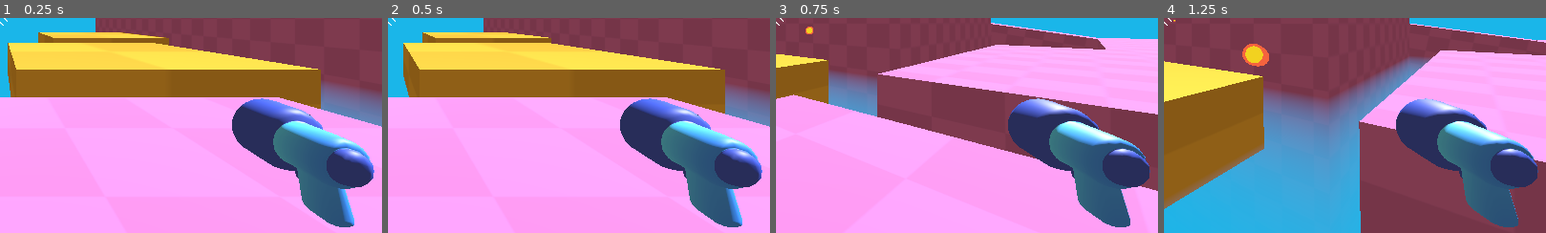
Above: before the commit, frames 1-4 (left to right).
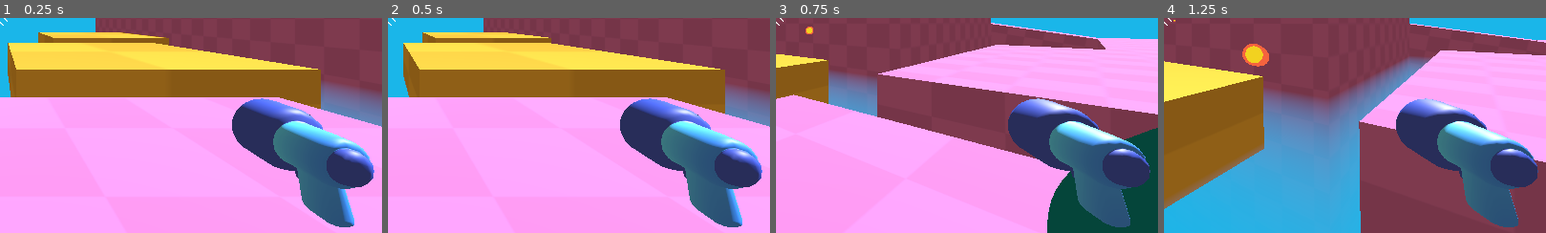
Above: after the commit, the same moments.

Repository: YvanDesPatates/Jelly_Belly_3D
Game: Godot game, scene res://level/game.tscn
Two runs of this game, one before a commit and one after it. Both use one fixed random seed, a clock stepped at 60 frames per second and the inputs below.
Inputs (mouse positions are % of the whole screen's width and height, from its top left):
- Up to frame 1 (0.25 s): no input
- Up to frame 2 (0.5 s): no input
- Up to frame 3 (0.75 s): move the mouse to (55, 50) at 0.52 s; press the mouse at (55, 50) at 0.53 s; hold W (move_forward) from 0.53 s (still down)
- Up to frame 4 (1.25 s): keep holding W (move_forward); tap Space (jump) at 0.77 s
The pictures show only the part of the screen within x 50-100%, y 50-100%; the shares and areas given below are measured in that part.

Frames 1-2 are identical in both runs. In frame 3, 5.4% of the frame differs, in the area x 71-100%, y 51-100%; in frame 4, nothing differs.

Commit message:
jelly ennemies

Diff:
--- a/level/game.tscn
+++ b/level/game.tscn
@@ -1,10 +1,19 @@
 [gd_scene format=3 uid="uid://cchrdtla3353l"]
 
-[ext_resource type="Script" uid="uid://jpmqhrjslmcy" path="res://mob/bat.gd" id="1_8jqrf"]
 [ext_resource type="PackedScene" uid="uid://cxbbeq53tifsu" path="res://player/player.tscn" id="1_bk1rt"]
 [ext_resource type="Material" uid="uid://dfvkl4a7xs4y" path="res://level/purple_ground.tres" id="2_hjeur"]
 [ext_resource type="Material" uid="uid://bxdrynee85yt1" path="res://level/yellow_platform.tres" id="3_l5ub2"]
 [ext_resource type="Script" uid="uid://vqfuouvfka5p" path="res://level/MoovingPlateform.gd" id="4_l5ub2"]
+[ext_resource type="PackedScene" uid="uid://cy48d7vcv2jyb" path="res://mob/ennemy.tscn" id="5_l5ub2"]
+
+[sub_resource type="GDScript" id="GDScript_to0a4"]
+script/source = "extends Node3D
+
+@onready var bat_model: Node3D = %bat_model
+
+func take_damage():
+	bat_model.hurt()
+"
 
 [sub_resource type="Environment" id="Environment_ijeiy"]
 background_mode = 1
@@ -72,7 +81,7 @@
 }
 
 [node name="Game" type="Node3D" unique_id=736855]
-script = ExtResource("1_8jqrf")
+script = SubResource("GDScript_to0a4")
 
 [node name="Player" parent="." unique_id=1218226840 instance=ExtResource("1_bk1rt")]
 transform = Transform3D(-4.371139e-08, 0, -1, 0, 1, 0, 1, 0, -4.371139e-08, -1, 0, -1)
@@ -209,3 +218,6 @@
 use_collision = true
 size = Vector3(27, 22, 48)
 material = ExtResource("2_hjeur")
+
+[node name="Ennemy" parent="." unique_id=730489655 instance=ExtResource("5_l5ub2")]
+transform = Transform3D(1, 0, 0, 0, 1, 0, 0, 0, 1, -0.03584099, 0.5, 3.8958793)
--- a/mob/bat.gd
+++ /dev/null
@@ -1,6 +0,0 @@
-extends Node3D
-
-@onready var bat_model: Node3D = %bat_model
-
-func take_damage():
-	bat_model.hurt()
--- a/mob/bat.tscn
+++ /dev/null
@@ -1,28 +0,0 @@
-[gd_scene format=3 uid="uid://dt3mlaxjvqtti"]
-
-[ext_resource type="Script" uid="uid://jpmqhrjslmcy" path="res://mob/bat.gd" id="1_04oik"]
-[ext_resource type="PackedScene" uid="uid://cvhu3pf36eme3" path="res://mob/bat/bat_model.tscn" id="1_tg6dn"]
-
-[sub_resource type="BoxShape3D" id="BoxShape3D_04oik"]
-size = Vector3(0.40274048, 0.43629456, 0.5888672)
-
-[sub_resource type="SphereShape3D" id="SphereShape3D_8beqc"]
-radius = 0.31516606
-
-[node name="Bat" type="RigidBody3D" unique_id=1883107278]
-gravity_scale = 0.0
-script = ExtResource("1_04oik")
-
-[node name="bat_model" parent="." unique_id=2112324087 instance=ExtResource("1_tg6dn")]
-unique_name_in_owner = true
-
-[node name="WingsCollisionShape3D" type="CollisionShape3D" parent="." unique_id=1019767033]
-transform = Transform3D(1, 0, 0, 0, 1, 0, 0, 0, 1, 0.52201843, 0.19164276, 0)
-shape = SubResource("BoxShape3D_04oik")
-
-[node name="WingsCollisionShape3D2" type="CollisionShape3D" parent="." unique_id=1930266546]
-transform = Transform3D(1, 0, 0, 0, 1, 0, 0, 0, 1, -0.52848816, 0.19164276, 0)
-shape = SubResource("BoxShape3D_04oik")
-
-[node name="CollisionShape3D" type="CollisionShape3D" parent="." unique_id=1925891122]
-shape = SubResource("SphereShape3D_8beqc")
--- a/mob/bat/bat_material.tres
+++ /dev/null
@@ -1,10 +0,0 @@
-[gd_resource type="StandardMaterial3D" format=3 uid="uid://cu8okfo4m27bg"]
-
-[ext_resource type="Texture2D" uid="uid://c1ftf8bbxbjhf" path="res://mob/bat/bat_model_bat_palette.png" id="1_5napd"]
-
-[resource]
-resource_name = "bat_mat"
-cull_mode = 2
-albedo_color = Color(0, 0, 0, 1)
-albedo_texture = ExtResource("1_5napd")
-roughness = 0.42727274
--- a/mob/bat/bat_model.gd
+++ /dev/null
@@ -1,6 +0,0 @@
-extends Node3D
-
-@onready var animationTree:AnimationTree = %AnimationTree
-
-func hurt():
-	animationTree.set("parameters/TakeDammage/request", true)
--- a/mob/bat/bat_model.tscn
+++ /dev/null
@@ -1,57 +0,0 @@
-[gd_scene format=3 uid="uid://cvhu3pf36eme3"]
-
-[ext_resource type="PackedScene" uid="uid://bo3ngx25yktmj" path="res://mob/bat/bat_model.glb" id="1_1he7g"]
-[ext_resource type="Script" uid="uid://csl2vtf88m7i6" path="res://mob/bat/bat_model.gd" id="2_vgr6s"]
-
-[sub_resource type="AnimationNodeAnimation" id="AnimationNodeAnimation_shx3p"]
-animation = &"custom/hurt"
-
-[sub_resource type="AnimationNodeAnimation" id="AnimationNodeAnimation_scfiv"]
-animation = &"Idle"
-
-[sub_resource type="AnimationNodeOneShot" id="AnimationNodeOneShot_qf8hm"]
-mix_mode = 1
-
-[sub_resource type="AnimationNodeBlendTree" id="AnimationNodeBlendTree_gwaj3"]
-graph_offset = Vector2(-94.39061, -31.084461)
-nodes/output/position = Vector2(660, 80)
-nodes/Idle/node = SubResource("AnimationNodeAnimation_scfiv")
-nodes/Idle/position = Vector2(40, 40)
-nodes/Hurt/node = SubResource("AnimationNodeAnimation_shx3p")
-nodes/Hurt/position = Vector2(-120, 140)
-nodes/TakeDammage/node = SubResource("AnimationNodeOneShot_qf8hm")
-nodes/TakeDammage/position = Vector2(300, 40)
-node_connections = [&"output", 0, &"TakeDammage", &"TakeDammage", 0, &"Idle", &"TakeDammage", 1, &"Hurt"]
-
-[node name="bat_model" unique_id=282645550 instance=ExtResource("1_1he7g")]
-script = ExtResource("2_vgr6s")
-
-[node name="Skeleton3D" parent="Armature" parent_id_path=PackedInt32Array(2107826473) index="0" unique_id=63008593]
-bones/0/position = Vector3(0, 0.021126471, 0)
-bones/1/rotation = Quaternion(0.21907961, -0.026998065, -0.60789174, 0.76272064)
-bones/2/rotation = Quaternion(0.1503598, 0.06957525, 0.4143241, 0.8949228)
-bones/3/rotation = Quaternion(0.06119373, 0.07358791, 0.35753515, 0.9289827)
-bones/4/rotation = Quaternion(0.21907961, 0.026998065, 0.60789174, 0.76272064)
-bones/5/rotation = Quaternion(0.1503598, -0.06957525, -0.4143241, 0.8949228)
-bones/6/rotation = Quaternion(0.06119373, -0.07358791, -0.35753515, 0.9289827)
-bones/7/position = Vector3(0.1309921, -0.22739176, -0.087851465)
-bones/7/rotation = Quaternion(0.26196837, 0.08345512, 0.26575127, 0.9240044)
-bones/8/rotation = Quaternion(2.2369251e-08, 0.60939515, 0.79286677, 2.6162203e-08)
-bones/10/position = Vector3(-0.1309921, -0.22739176, -0.087851465)
-bones/10/rotation = Quaternion(0.26196837, -0.083455116, -0.26575127, 0.9240044)
-bones/11/rotation = Quaternion(3.0425515e-08, 0.60939515, 0.79286677, 3.1217883e-08)
-
-[node name="bat" parent="Armature/Skeleton3D" index="0" unique_id=1646333288]
-transform = Transform3D(0, 0, 0, 0, 0, 0, 0, 0, 0, 0, 0, 0)
-
-[node name="AnimationPlayer" parent="." index="1" unique_id=1429573564]
-autoplay = &"Idle"
-
-[node name="AnimationTree" type="AnimationTree" parent="." index="2" unique_id=560169018]
-unique_name_in_owner = true
-root_node = NodePath("%AnimationTree/..")
-tree_root = SubResource("AnimationNodeBlendTree_gwaj3")
-anim_player = NodePath("../AnimationPlayer")
-parameters/TakeDammage/active = false
-parameters/TakeDammage/internal_active = false
-parameters/TakeDammage/request = 0
--- /dev/null
+++ b/mob/blob_ennemy.gdshader
@@ -0,0 +1,17 @@
+shader_type spatial;
+render_mode ambient_light_disabled, shadows_disabled, unshaded;
+
+uniform vec3 body_color : source_color;
+uniform float acceleration = 20;
+
+
+void vertex() {
+	float defy = sin(UV.y * 10.0 * PI - TIME * acceleration) + 1.0 / 2.0;
+	float defx = sin(UV.x * 10.0 * PI - TIME * acceleration) + 1.0 / 2.0;
+	VERTEX.xz += NORMAL.xz * defy * 0.1 * UV.y * COLOR.x;
+	VERTEX.zy += NORMAL.zy * defx * 0.05 * UV.y * COLOR.x;
+}
+
+void fragment() {
+	ALBEDO = body_color;
+}
--- /dev/null
+++ b/mob/ennemy.gd
@@ -0,0 +1,14 @@
+extends RigidBody3D
+
+@onready var animation_player: AnimationPlayer = %AnimationPlayer
+@onready var player: Node3D = get_node("/root/Game/Player")
+
+const SPEED = 3
+
+func _physics_process(delta: float) -> void:
+	look_at(player.global_position)
+	linear_velocity = global_transform.basis * Vector3(0,0,-SPEED)
+
+func take_damage():
+	print_debug("touch")
+	animation_player.play("hurt")
--- /dev/null
+++ b/mob/ennemy.tscn
@@ -0,0 +1,116 @@
+[gd_scene format=3 uid="uid://cy48d7vcv2jyb"]
+
+[ext_resource type="Script" uid="uid://d15yc50cliri6" path="res://mob/ennemy.gd" id="1_12j10"]
+[ext_resource type="Shader" uid="uid://ywb87obdqpmd" path="res://mob/blob_ennemy.gdshader" id="2_e16ey"]
+
+[sub_resource type="SphereShape3D" id="SphereShape3D_8dqw5"]
+
+[sub_resource type="SphereMesh" id="SphereMesh_f3frg"]
+
+[sub_resource type="ShaderMaterial" id="ShaderMaterial_30vkk"]
+render_priority = 0
+shader = ExtResource("2_e16ey")
+shader_parameter/body_color = Color(0.039304763, 0.22148341, 0.19185108, 1)
+shader_parameter/acceleration = 20.0
+
+[sub_resource type="Animation" id="Animation_e16ey"]
+length = 0.001
+tracks/0/type = "value"
+tracks/0/imported = false
+tracks/0/enabled = true
+tracks/0/path = NodePath("MeshInstance3D:surface_material_override/0:shader_parameter/body_color")
+tracks/0/interp = 1
+tracks/0/loop_wrap = true
+tracks/0/keys = {
+"times": PackedFloat32Array(0),
+"transitions": PackedFloat32Array(1),
+"update": 0,
+"values": [Color(0.039304763, 0.22148341, 0.19185108, 1)]
+}
+tracks/1/type = "value"
+tracks/1/imported = false
+tracks/1/enabled = true
+tracks/1/path = NodePath("MeshInstance3D:surface_material_override/0:shader_parameter/acceleration")
+tracks/1/interp = 1
+tracks/1/loop_wrap = true
+tracks/1/keys = {
+"times": PackedFloat32Array(0),
+"transitions": PackedFloat32Array(1),
+"update": 0,
+"values": [20.0]
+}
+tracks/2/type = "value"
+tracks/2/imported = false
+tracks/2/enabled = true
+tracks/2/path = NodePath("MeshInstance3D:scale")
+tracks/2/interp = 1
+tracks/2/loop_wrap = true
+tracks/2/keys = {
+"times": PackedFloat32Array(0),
+"transitions": PackedFloat32Array(1),
+"update": 0,
+"values": [Vector3(1.5, 1.5, 1.5)]
+}
+
+[sub_resource type="Animation" id="Animation_ymogv"]
+resource_name = "hurt"
+length = 0.5
+tracks/0/type = "value"
+tracks/0/imported = false
+tracks/0/enabled = true
+tracks/0/path = NodePath("MeshInstance3D:surface_material_override/0:shader_parameter/body_color")
+tracks/0/interp = 1
+tracks/0/loop_wrap = true
+tracks/0/keys = {
+"times": PackedFloat32Array(0, 0.25189725, 0.5),
+"transitions": PackedFloat32Array(1, 1, 1),
+"update": 0,
+"values": [Color(0.039304763, 0.22148341, 0.19185108, 1), Color(0.3510389, 0.06563955, 0.071197756, 1), Color(0.039304763, 0.22148341, 0.19185108, 1)]
+}
+tracks/1/type = "value"
+tracks/1/imported = false
+tracks/1/enabled = true
+tracks/1/path = NodePath("MeshInstance3D:surface_material_override/0:shader_parameter/acceleration")
+tracks/1/interp = 1
+tracks/1/loop_wrap = true
+tracks/1/keys = {
+"times": PackedFloat32Array(0, 0.25189725, 0.5),
+"transitions": PackedFloat32Array(1, 1, 1),
+"update": 0,
+"values": [20.0, 20.05, 20.0]
+}
+tracks/2/type = "value"
+tracks/2/imported = false
+tracks/2/enabled = true
+tracks/2/path = NodePath("MeshInstance3D:scale")
+tracks/2/interp = 1
+tracks/2/loop_wrap = true
+tracks/2/keys = {
+"times": PackedFloat32Array(0, 0.25189725, 0.5),
+"transitions": PackedFloat32Array(1, 1, 1),
+"update": 0,
+"values": [Vector3(1.5, 1.5, 1.5), Vector3(1.8, 1.8, 1.8), Vector3(1.5, 1.5, 1.5)]
+}
+
+[sub_resource type="AnimationLibrary" id="AnimationLibrary_e16ey"]
+_data = {
+&"RESET": SubResource("Animation_e16ey"),
+&"hurt": SubResource("Animation_ymogv")
+}
+
+[node name="Ennemy" type="RigidBody3D" unique_id=730489655]
+gravity_scale = 0.0
+script = ExtResource("1_12j10")
+
+[node name="CollisionShape3D" type="CollisionShape3D" parent="." unique_id=946755429]
+transform = Transform3D(1.5, 0, 0, 0, 1.5, 0, 0, 0, 1.5, 0, 0, 0)
+shape = SubResource("SphereShape3D_8dqw5")
+
+[node name="MeshInstance3D" type="MeshInstance3D" parent="." unique_id=311488680]
+transform = Transform3D(1.5, 0, 0, 0, 1.5, 0, 0, 0, 1.5, 0, 0, 0)
+mesh = SubResource("SphereMesh_f3frg")
+surface_material_override/0 = SubResource("ShaderMaterial_30vkk")
+
+[node name="AnimationPlayer" type="AnimationPlayer" parent="." unique_id=1527360838]
+unique_name_in_owner = true
+libraries/ = SubResource("AnimationLibrary_e16ey")
--- a/player/bullet.gd
+++ b/player/bullet.gd
@@ -16,4 +16,4 @@
 	queue_free()
 
 	if body.has_method("take_damage"):
-		body.take_damage
+		body.take_damage()
Not shown, removed: mob/bat.gd.uid
Not shown, removed: mob/bat/bat_model.gd.uid
Not shown, added: mob/blob_ennemy.gdshader.uid
Not shown, added: mob/ennemy.gd.uid
